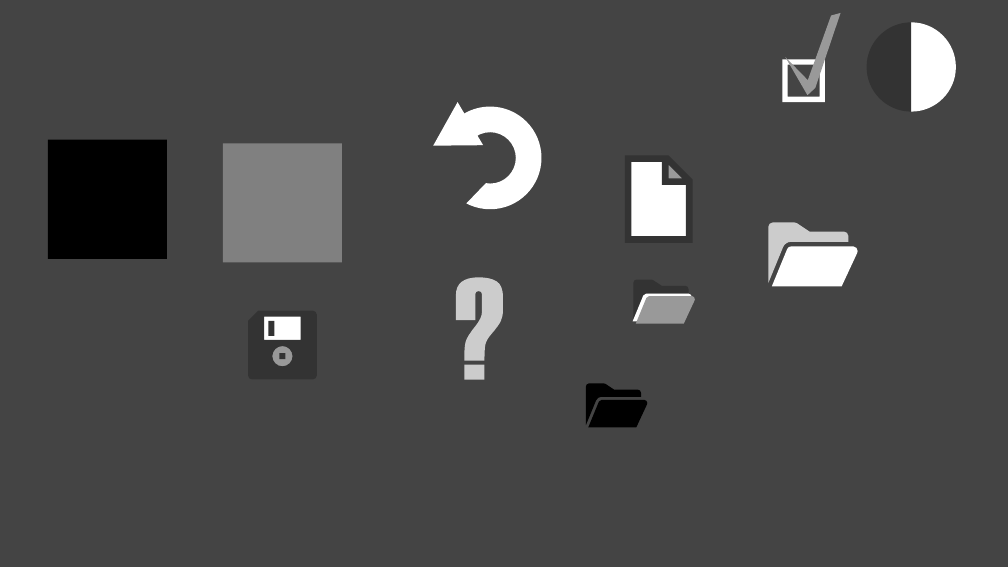
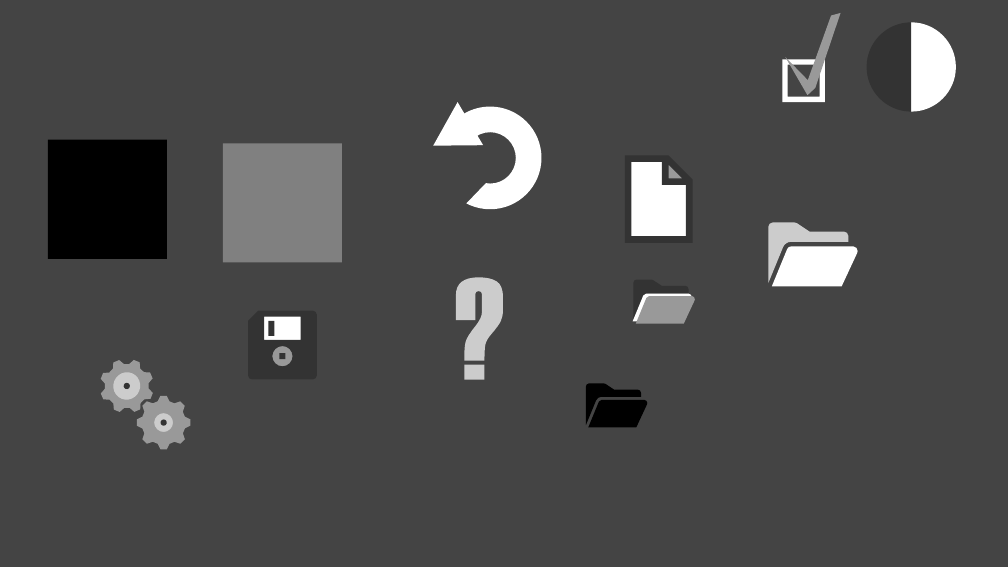
Before and after one commit to gbruneau/ColorPkr, a slide deck: slide 2 of src/style/ColorPkr-Icons.pptx. Drawn at 1008x567 pixels with LibreOffice and Linux fonts; fonts in the diff are those of the drawing. Boxes give left, top, right and bottom in pixels: in the first picture for what was removed or moved away, otherwise in the second. Text is boxed around its words. In the diff, an @@ line names an element or a change of style, - is before the commit and + after.

```diff
--- a/src/style/ColorPkr-Icons.pptx
+++ b/src/style/ColorPkr-Icons.pptx
@@ group added at [92,351,191,450]: 4 ellipses, 2 freeform shapes @@
```
Also in this commit, not shown: 8 other files.
